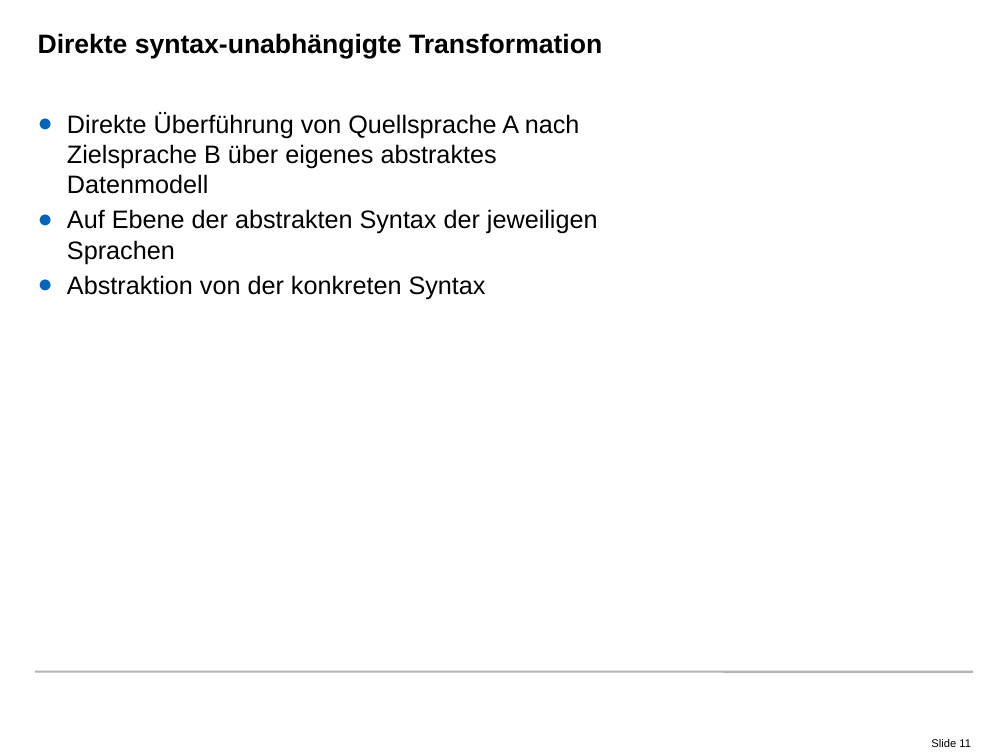
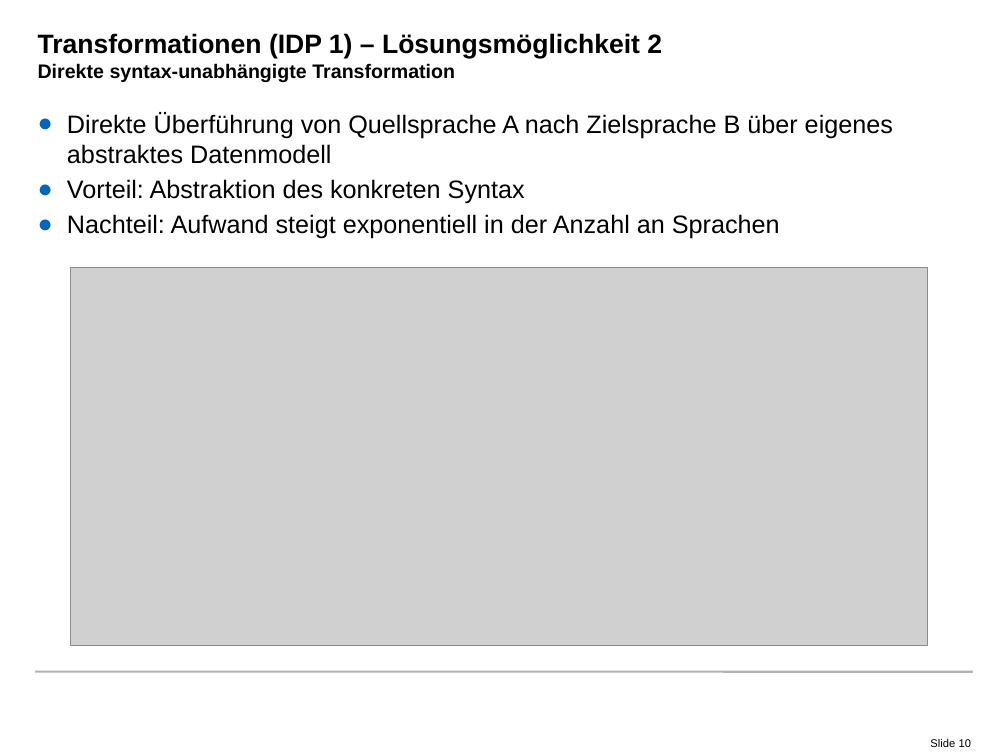
Before and after one commit to radke-tum/idp, a slide deck: slide 10 of pssif/doc/PSSIF.pptx (slide 11 before the commit). Drawn at 1008x756 pixels with LibreOffice and Linux fonts; fonts in the diff are those of the drawing; grey boxes stand for pictures; background and template pictures are left out. Boxes give left, top, right and bottom in pixels: in the first picture for what was removed or moved away, otherwise in the second. Text is boxed around its words. In the diff, an @@ line names an element or a change of style, - is before the commit and + after.

Commit message:
Presentation: Pretty structure, passable pictures.

```diff
--- a/pssif/doc/PSSIF.pptx
+++ b/pssif/doc/PSSIF.pptx
@@ title at (38, 33, 662, 82): text changed @@
-Direkte syntax-unabhängigte Transformation
+Transformationen (IDP 1) – Lösungsmöglichkeit 2
+Direkte syntax-unabhängigte Transformation
@@ text at (67, 179, 780, 239): text changed @@
-● Auf Ebene der abstrakten Syntax der jeweiligen Sprachen
-● Abstraktion von der konkreten Syntax
+● Vorteil: Abstraktion des konkreten Syntax
+● Nachteil: Aufwand steigt exponentiell in der Anzahl an Sprachen
@@ picture added at (71, 268, 927, 646) @@
@@ page number at (930, 739, 971, 747): text changed @@
-Slide 11
+Slide 10
```
Also in this commit, not shown: 32 other slides changed, 4 slides added, 6 slides removed, 8 other files.
